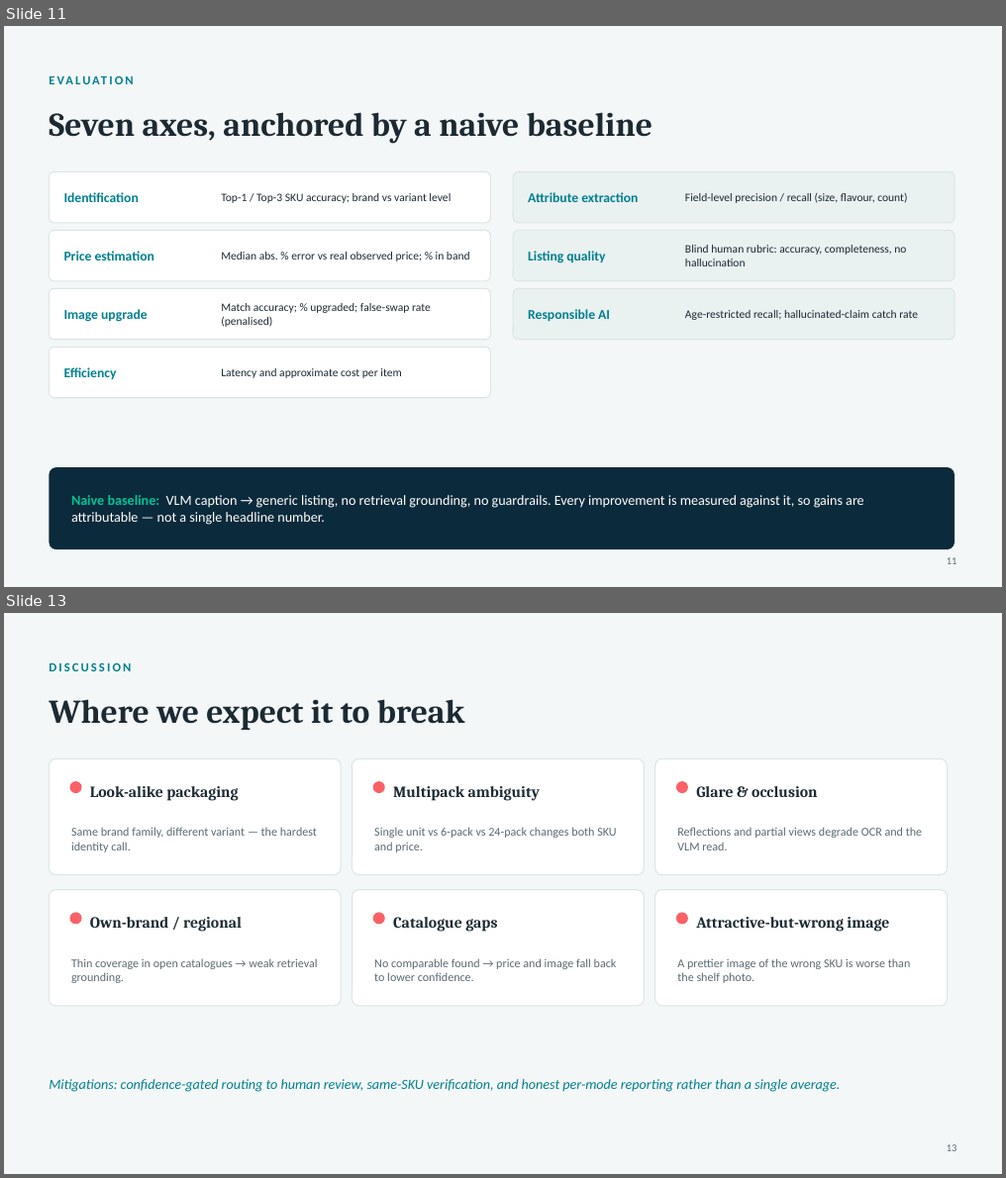
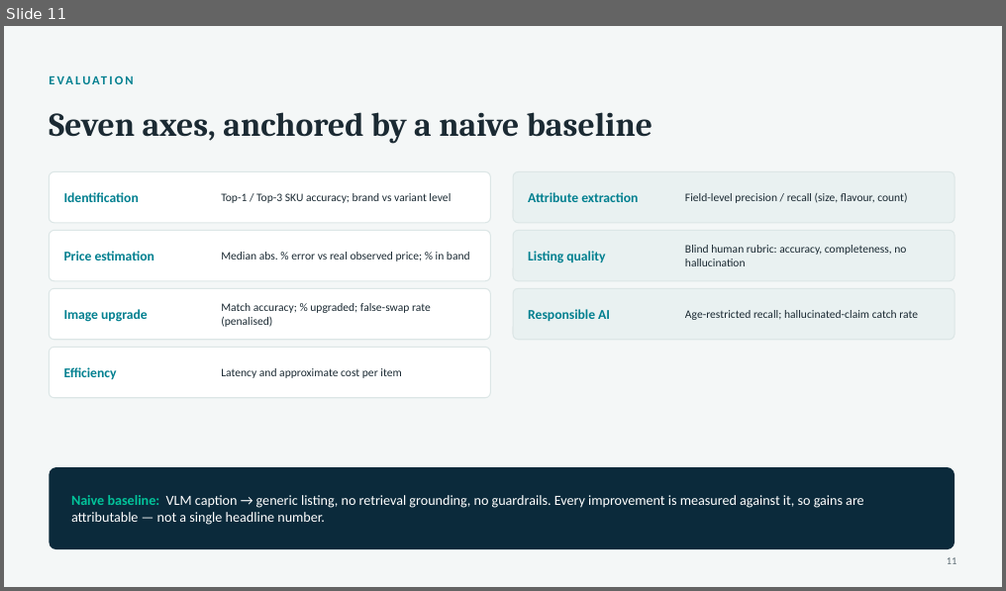
Before and after one commit to kennasoft/MIA5100_group_project, a slide deck: docs/final_report/Snap-to-Sell-presentation.pptx. Shown one above the other, each under a label of ours: slides 11 and 13 before the commit, slide 11 after it; the slides between them are not shown. The pictures are 1006x1178 and 1006x591 pixels, drawn with LibreOffice and Linux fonts; fonts in the diff are those of the drawing. Boxes give left, top, right and bottom in pixels: in the first picture for what was removed or moved away, otherwise in the second. Text is boxed around its words. In the diff, an @@ line names an element or a change of style, - is before the commit and + after.

```diff
--- a/docs/final_report/Snap-to-Sell-presentation.pptx
+++ b/docs/final_report/Snap-to-Sell-presentation.pptx
@@ slide 13 removed at <box>4,613,1002,1174</box>, background #F4F7F7 @@
@@ text removed at <box>49,663,131,671</box> @@
-DISCUSSION
@@ text removed at <box>49,699,465,730</box> @@
-Where we expect it to break
@@ rounded rectangle removed at <box>49,759,341,875</box> @@
@@ rounded rectangle removed at <box>352,759,645,875</box> @@
@@ rounded rectangle removed at <box>655,759,947,875</box> @@
@@ ellipse removed at <box>70,781,82,793</box> @@
@@ text removed at <box>90,786,238,801</box> @@
-Look-alike packaging
@@ ellipse removed at <box>373,781,385,793</box> @@
@@ text removed at <box>393,786,540,801</box> @@
-Multipack ambiguity
@@ ellipse removed at <box>676,781,688,793</box> @@
@@ text removed at <box>696,786,818,797</box> @@
-Glare & occlusion
@@ text removed at <box>71,827,317,853</box> @@
-Same brand family, different variant — the hardest identity call.
@@ text removed at <box>374,827,616,853</box> @@
-Single unit vs 6-pack vs 24-pack changes both SKU and price.
@@ text removed at <box>677,827,922,851</box> @@
-Reflections and partial views degrade OCR and the VLM read.
@@ rounded rectangle removed at <box>49,890,341,1006</box> @@
@@ rounded rectangle removed at <box>352,890,645,1006</box> @@
@@ rounded rectangle removed at <box>655,890,947,1006</box> @@
@@ ellipse removed at <box>70,912,82,925</box> @@
@@ text removed at <box>90,917,242,932</box> @@
-Own-brand / regional
@@ ellipse removed at <box>373,912,385,925</box> @@
@@ text removed at <box>393,917,497,932</box> @@
-Catalogue gaps
@@ ellipse removed at <box>676,912,688,925</box> @@
@@ text removed at <box>696,917,889,932</box> @@
-Attractive-but-wrong image
@@ text removed at <box>71,959,318,983</box> @@
-Thin coverage in open catalogues → weak retrieval grounding.
@@ text removed at <box>374,959,617,981</box> @@
-No comparable found → price and image fall back to lower confidence.
@@ text removed at <box>677,959,911,983</box> @@
-A prettier image of the wrong SKU is worse than the shelf photo.
@@ text removed at <box>49,1079,841,1092</box> @@
-Mitigations: confidence-gated routing to human review, same-SKU verification, and honest per-mode reporting rather than a single average.
@@ text removed at <box>946,1145,957,1152</box> @@
-13
```
Also in this commit, not shown: 2 slides changed, 3 slides added, 1 other slide removed, 16 other files.
